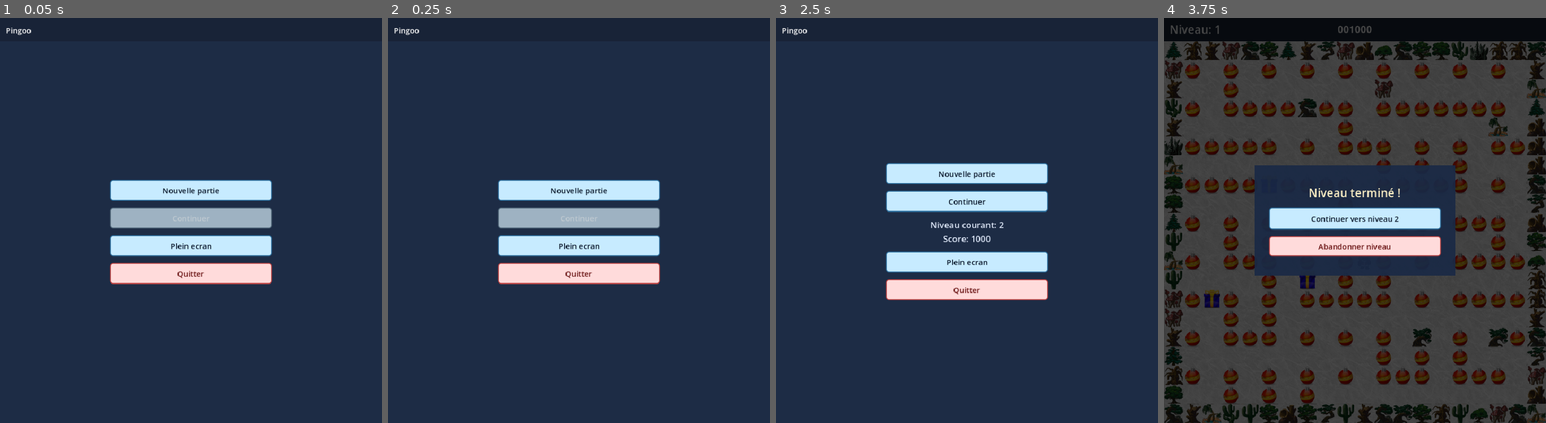
Above: before the commit, frames 1-4 (left to right).
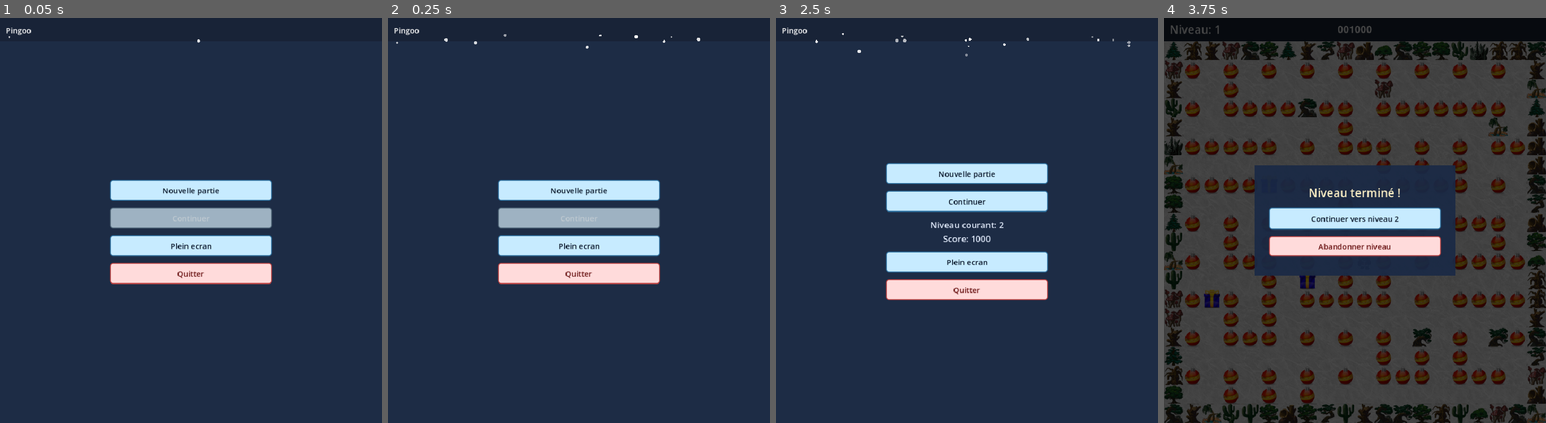
Above: after the commit, the same moments.

Repository: abasty/pingoo
Game: Godot game, scene res://menu.tscn
Same seed, same stepped clock (60 frames per second), same inputs: the game is played once before the commit and once after it.
Inputs:
- Up to frame 1 (0.05 s): no input
- Up to frame 2 (0.25 s): no input
- Up to frame 3 (2.5 s): click "Nouvelle partie" at 0.5 s; tap Enter at 1.25 s; hold Right (ui_right) 1.28-2 s; tap T at 1.35 s; tap Space at 1.52 s; click "Abandonner niveau" at 2 s
- Up to frame 4 (3.75 s): click "Nouvelle partie" at 2.75 s; tap Space at 3.5 s; hold Down (ui_down) from 3.53 s (still down); tap T at 3.6 s

The runs differ from the first frame. In frame 1, less than 0.1% of the frame differs, in the area x 2-53%, y 4-7%; in frame 2, less than 0.1%; in frame 3, less than 0.1%, in the area x 10-93%, y 3-10%; in frame 4, nothing differs.

Commit message:
Add snowflake effect to menu: implement IntroSnow control and integrate with menu setup

Diff:
--- /dev/null
+++ b/intro_snow.gd
@@ -0,0 +1,62 @@
+extends Control
+
+const AMBIENT_FLAKE_TARGET = 180
+const SPAWN_RATE = 42.0
+
+var rng = RandomNumberGenerator.new()
+var flakes = []
+var spawn_accumulator = 0.0
+
+func _ready():
+	mouse_filter = Control.MOUSE_FILTER_IGNORE
+	rng.randomize()
+# end func _ready
+
+func setup(_buttons: Array):
+	# Kept for compatibility with existing menu call site.
+	# No button interaction or accumulation behavior.
+	queue_redraw()
+# end func setup
+
+func _process(delta):
+	spawn_accumulator += delta * SPAWN_RATE
+	while spawn_accumulator >= 1.0 and _count_ambient_flakes() < AMBIENT_FLAKE_TARGET:
+		spawn_accumulator -= 1.0
+		_spawn_flake(Vector2(rng.randf_range(0.0, size.x), rng.randf_range(-24.0, 0.0)))
+	# end while
+
+	_update_flakes(delta)
+	queue_redraw()
+# end func _process
+
+func _draw():
+	for flake in flakes:
+		draw_circle(flake.position, flake.radius, Color(1.0, 1.0, 1.0, flake.alpha))
+	# end for
+# end func _draw
+
+func _spawn_flake(start_position: Vector2):
+	flakes.append({
+		"position": start_position,
+		"velocity": Vector2(rng.randf_range(-26.0, 26.0), rng.randf_range(42.0, 96.0)),
+		"radius": rng.randf_range(1.2, 3.8),
+		"alpha": rng.randf_range(0.45, 0.98)
+	})
+# end func _spawn_flake
+
+func _update_flakes(delta):
+	var viewport_size = get_viewport_rect().size
+	var alive_flakes = []
+	for flake in flakes:
+		flake.position += flake.velocity * delta
+		flake.velocity.x += sin(flake.position.y * 0.02) * 3.5 * delta
+		if flake.position.y <= viewport_size.y + 20.0 and flake.position.x >= -30.0 and flake.position.x <= viewport_size.x + 30.0:
+			alive_flakes.append(flake)
+		# end if
+	# end for
+	flakes = alive_flakes
+# end func _update_flakes
+
+func _count_ambient_flakes() -> int:
+	return flakes.size()
+# end func _count_ambient_flakes
--- a/menu.gd
+++ b/menu.gd
@@ -4,6 +4,12 @@
 	_apply_visual_style()
 	_update_continue_section()
 	_update_fullscreen_button_text()
+	$IntroSnow.setup([
+		$CenterContainer/VBoxContainer/NewGameButton,
+		$CenterContainer/VBoxContainer/ContinueButton,
+		$CenterContainer/VBoxContainer/FullscreenButton,
+		$CenterContainer/VBoxContainer/QuitButton
+	])
 # end func _ready
 
 func _on_continue_pressed():
--- a/menu.tscn
+++ b/menu.tscn
@@ -1,7 +1,8 @@
-[gd_scene load_steps=3 format=3]
+[gd_scene load_steps=4 format=3]
 
 [ext_resource type="Script" path="res://menu.gd" id="1_script"]
 [ext_resource type="AudioStream" uid="uid://ch8fowiwv8758" path="res://media/jingle-bells.ogg" id="2_music"]
+[ext_resource type="Script" path="res://intro_snow.gd" id="3_snow"]
 
 [node name="Menu" type="Control"]
 anchor_right = 1.0
@@ -24,6 +25,13 @@
 anchor_right = 1.0
 anchor_bottom = 1.0
 offset_top = 48.0
+
+[node name="IntroSnow" type="Control" parent="."]
+anchor_right = 1.0
+anchor_bottom = 1.0
+offset_top = 48.0
+mouse_filter = 2
+script = ExtResource("3_snow")
 
 [node name="Card" type="ColorRect" parent="."]
 offset_top = 48.0
Not shown, added: intro_snow.gd.uid
